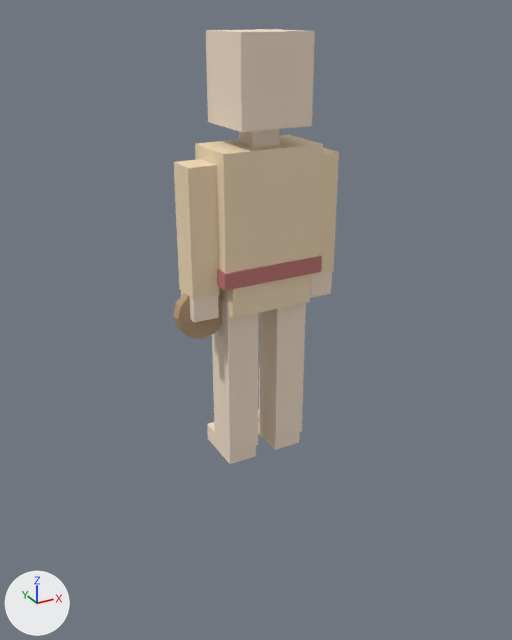
What one commit did to the glTF model characters/ariadne.glb.
Rendered twice from a camera (50 mm lens) standing at (-1.64, -2.95, 2.27) and looking at (0.03, 0.08, 0.75). Every picture has the same lights, and +X, +Y and +Z are marked at lower left. The first picture is the older version. Where no turn or scale is listed for an object, it has been applied to the vertices. Vertices at exactly the same position are counted once.

The first picture shows 'arm_L_hand', 'arm_L_upper', 'arm_R_hand', 'arm_R_upper', 'head', 'hips', 'leg_L_shin', 'leg_R_foot', 'leg_R_shin', 'outfit_belt_0', 'prop_guitar_0', 'torso' and 2 more.
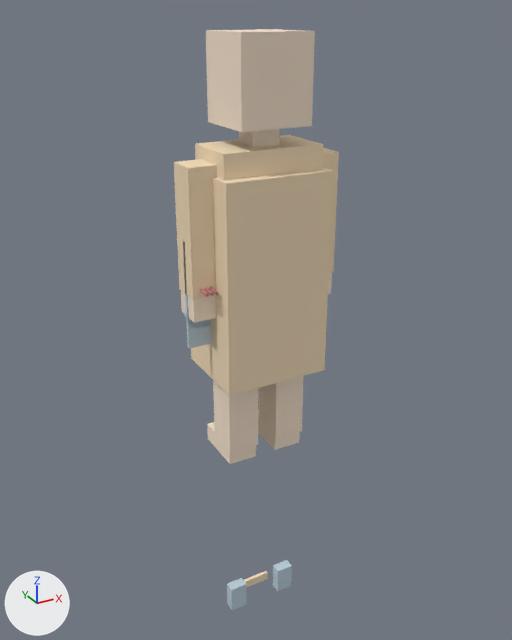
Pixel boxes [x1, y1, x2, y2] of what changed, in the pictures (512 x 640 px):
'outfit_tunic_0', added (beige): after [191, 167, 333, 396]
'outfit_belt_0', recoloured: [217, 255, 322, 290] in both
'prop_guitar_0', recoloured, rescaled: before [173, 293, 223, 339]; after [184, 308, 210, 328]
'prop_guitar_1', recoloured, moved, rescaled (not visible before): after [183, 243, 211, 348]
'outfit_sandals_0', added (pale blue): after [227, 578, 246, 610]
'outfit_sandals_1', added (pale blue): after [273, 560, 292, 591]
'outfit_sandals_2', added: after [244, 571, 268, 588]
'torso', unchanged, covered by the edit: before [195, 135, 323, 273]; after [195, 135, 323, 180]
'hips', unchanged, covered by the edit: before [219, 274, 311, 318]

Patch to the scene script:
```diff
--- a/characters/ariadne.glb.py
+++ b/characters/ariadne.glb.py
@@ me_cube_010 @@
 me_cube_010.from_pydata(...)  # 8 vertices, 12 faces; spans x -1.0..1.0, y -1.0..1.0, z -1.0..1.0
-me_cube_010.materials.append(mat_ariadne_skin)  # beige #f8e5cf
+me_cube_010.materials.append(mat_ariadne_primary)  # beige #f5ddbb
@@ me_cylinder @@
-me_cylinder.from_pydata(...)  # 24 vertices, 44 faces; spans x -0.13..0.13, y -0.03..0.03, z -0.13..0.13
-me_cylinder.materials.append(mat_ariadne_wood)  # beige #b89a78
+me_cylinder.from_pydata(...)  # 24 vertices, 44 faces; spans x -0.08..0.08, y -0.01..0.01, z -0.08..0.08
+# me_cylinder part 1: the whole mesh is scaled about its middle by (0.615, 0.333, 0.615)
+me_cylinder.materials.append(mat_ariadne_secondary)  # pale blue #bbcfdb
@@ me_cube_018 @@
 # used by ob_prop_guitar_1; parent = ob_prop_guitar; location = (0.0, 0.02, 0.26); scale = (0.025, 0.015, 0.16)
-me_cube_018.from_pydata(...)  # 8 vertices, 12 faces; spans x -1.0..1.0, y -1.0..1.0, z -1.0..1.0
-me_cube_018.materials.append(mat_ariadne_wood)  # beige #b89a78
+me_cube_018.from_pydata(...)  # 8 vertices, 12 faces; spans x -0.28..0.28, y -0.23..0.23, z -0.52..0.52
+# me_cube_018 part 2: the whole mesh is scaled about its middle by (0.28, 0.23, 0.525)
+me_cube_018.materials.append(mat_ariadne_primary)  # beige #f5ddbb
@@ me_cube_012 @@
 me_cube_012.from_pydata(...)  # 8 vertices, 12 faces; spans x -1.0..1.0, y -1.0..1.0, z -1.0..1.0
-me_cube_012.materials.append(mat_ariadne_skin)  # beige #f8e5cf
+me_cube_012.materials.append(mat_ariadne_primary)  # beige #f5ddbb
@@ me_cube_011 @@
 me_cube_011.from_pydata(...)  # 8 vertices, 12 faces; spans x -1.0..1.0, y -1.0..1.0, z -1.0..1.0
-me_cube_011.materials.append(mat_ariadne_primary)  # beige #f5ddbb
+me_cube_011.materials.append(mat_ariadne_skin)  # beige #f8e5cf
@@ me_cube_017 @@
 me_cube_017.from_pydata(...)  # 8 vertices, 12 faces; spans x -1.0..1.0, y -1.0..1.0, z -1.0..1.0
-me_cube_017.materials.append(mat_ariadne_accent)  # pink #c37676
+me_cube_017.materials.append(mat_ariadne_skin)  # beige #f8e5cf
@@ ob_arm_l_hand @@
-ob_arm_l_hand = bpy.data.objects.new('arm_L_hand', me_cube_010)
+ob_arm_l_hand = bpy.data.objects.new('arm_L_hand', me_cube_011)
 ob_arm_l_hand.parent = ob_arm_l
@@ ob_arm_l_upper @@
-ob_arm_l_upper = bpy.data.objects.new('arm_L_upper', me_cube_009)
+ob_arm_l_upper = bpy.data.objects.new('arm_L_upper', me_cube_010)
 ob_arm_l_upper.parent = ob_arm_l
@@ ob_prop_guitar_1 @@
 ob_prop_guitar_1.parent = ob_prop_guitar
-ob_prop_guitar_1.location = (0.0, 0.02, 0.26)
-ob_prop_guitar_1.scale = (0.025, 0.015, 0.16)
+ob_prop_guitar_1.location = (0.0, 0.0, 0.12)
+ob_prop_guitar_1.scale = (0.07, 0.01, 0.275)
@@ ob_arm_r_upper @@
-ob_arm_r_upper = bpy.data.objects.new('arm_R_upper', me_cube_011)
+ob_arm_r_upper = bpy.data.objects.new('arm_R_upper', me_cube_012)
 ob_arm_r_upper.parent = ob_arm_r
@@ ob_leg_l_shin @@
-ob_leg_l_shin = bpy.data.objects.new('leg_L_shin', me_cube_013)
+ob_leg_l_shin = bpy.data.objects.new('leg_L_shin', me_cube_014)
 ob_leg_l_shin.parent = ob_leg_l
@@ ob_leg_r_foot @@
-ob_leg_r_foot = bpy.data.objects.new('leg_R_foot', me_cube_016)
+ob_leg_r_foot = bpy.data.objects.new('leg_R_foot', me_cube_017)
 ob_leg_r_foot.parent = ob_leg_r
@@ ob_leg_r_shin @@
-ob_leg_r_shin = bpy.data.objects.new('leg_R_shin', me_cube_015)
+ob_leg_r_shin = bpy.data.objects.new('leg_R_shin', me_cube_016)
 ob_leg_r_shin.parent = ob_leg_r
@@ ob_outfit_belt_0 @@
-ob_outfit_belt_0 = bpy.data.objects.new('outfit_belt_0', me_cube_017)
+ob_outfit_belt_0 = bpy.data.objects.new('outfit_belt_0', me_cube_019)
 ob_outfit_belt_0.parent = ob_ariadne
@@ ob_outfit_tunic_0 @@
+ob_outfit_tunic_0 = bpy.data.objects.new('outfit_tunic_0', me_cube_018)
+ob_outfit_tunic_0.location = (0.0, 0.02, 1.05)
@@ ob_outfit_sandals_2 @@
+ob_outfit_sandals_2 = bpy.data.objects.new('outfit_sandals_2', me_cube_024)  # a box spanning x -0.09..0.09, y -0.01..0.01, z -0.025..0.025; in mat_ariadne_primary (beige #f5ddbb)
+ob_outfit_sandals_2.location = (0.0, 0.05, -1.0)
@@ ob_outfit_sandals_1 @@
+ob_outfit_sandals_1 = bpy.data.objects.new('outfit_sandals_1', me_cube_023)  # a box spanning x -0.05..0.05, y -0.03..0.03, z -0.08..0.08; in mat_ariadne_secondary (pale blue #bbcfdb)
+ob_outfit_sandals_1.location = (0.16, -0.02, -0.98)
@@ ob_outfit_sandals_0 @@
+ob_outfit_sandals_0 = bpy.data.objects.new('outfit_sandals_0', me_cube_023.copy())
+ob_outfit_sandals_0.location = (-0.16, -0.02, -0.98)
```
